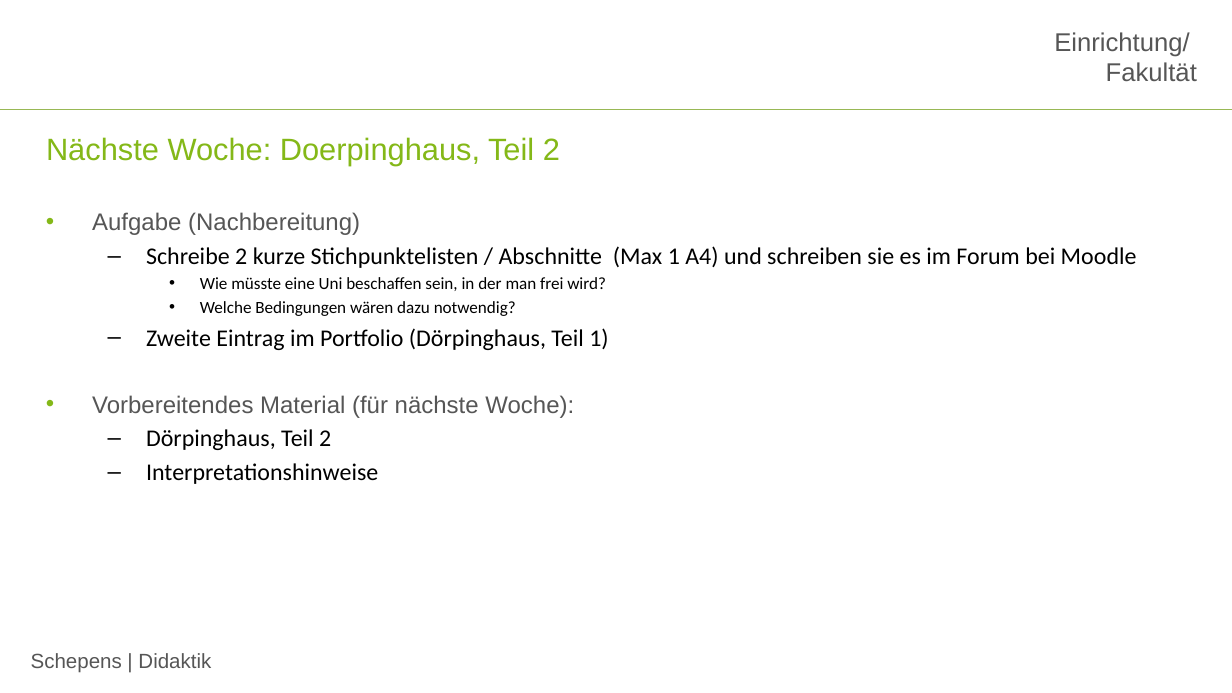
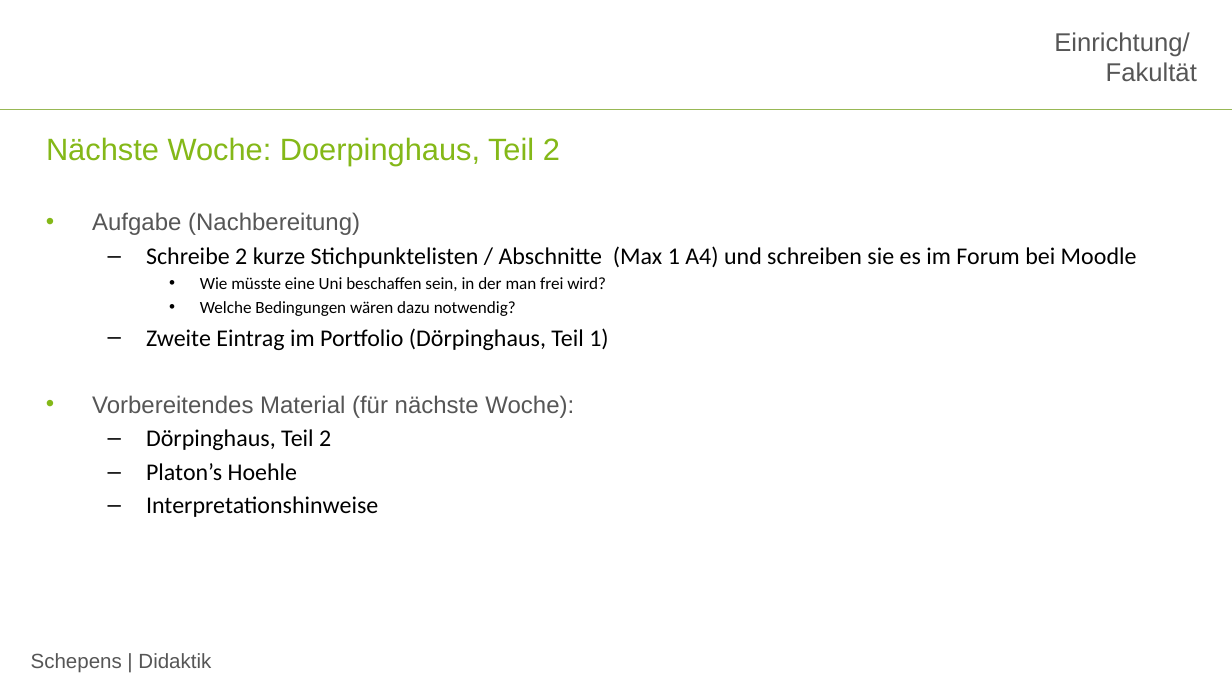
Before and after one commit to jobschepens/didakt22, a slide deck: slide 10 of folien/week3.pptx (slide 5 before the commit). Drawn at 1232x693 pixels with LibreOffice and Linux fonts; fonts in the diff are those of the drawing; background and template pictures are left out. Boxes give left, top, right and bottom in pixels: in the first picture for what was removed or moved away, otherwise in the second. Text is boxed around its words. In the diff, an @@ line names an element or a change of style, - is before the commit and + after.

Commit message:
w3

```diff
--- a/folien/week3.pptx
+++ b/folien/week3.pptx
@@ text at (146, 463, 298, 480): paragraph added @@
+  – Platon’s Hoehle
```
Also in this commit, not shown: 7 slides added, 2 slides removed.
